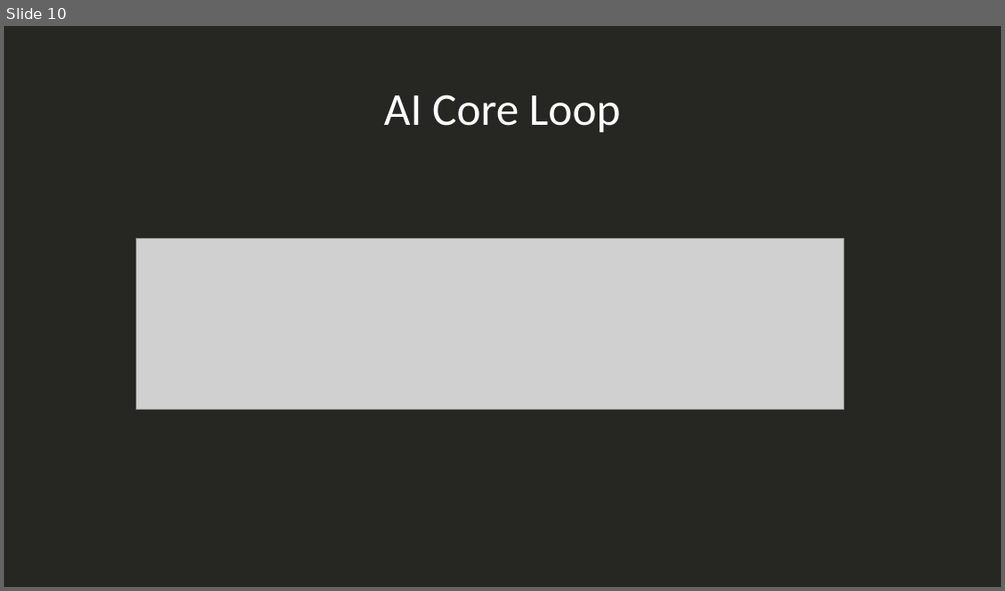
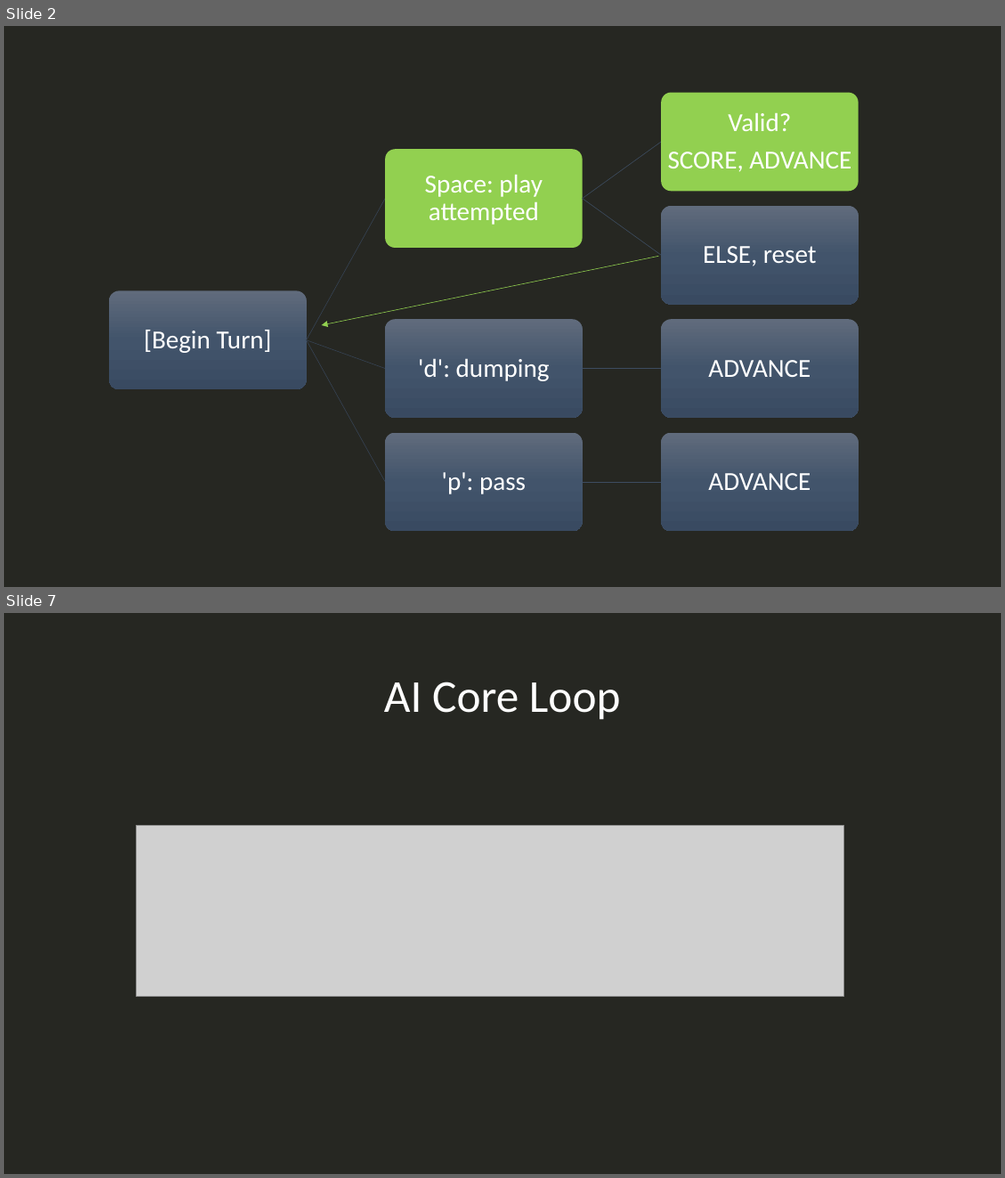
Before and after one commit to maya-mi/Scrabble, a slide deck: pres.pptx. Shown one above the other, each under a label of ours: slide 10 before the commit, slides 2 and 7 after it; the slides between them are not shown. The pictures are 1005x591 and 1005x1178 pixels, drawn with LibreOffice and Linux fonts; fonts in the diff are those of the drawing; grey boxes stand for pictures. Boxes give left, top, right and bottom in pixels: in the first picture for what was removed or moved away, otherwise in the second. Text is boxed around its words. In the diff, an @@ line names an element or a change of style, - is before the commit and + after.

```diff
--- a/pres.pptx
+++ b/pres.pptx
@@ slide 2 added at <box>4,26,1001,587</box>, background #262722 @@
@@ arrow added from (658, 257) to (322, 325), #92D050 0.5 pt @@
@@ group added at <box>109,93,858,532</box>: 8 rounded rectangles, 8 texts, 7 freeform shapes @@
+[Begin Turn]
+Space: play attempted
+Valid?
+SCORE, ADVANCE
+ELSE, reset
+'d': dumping
+ADVANCE
+'p': pass
+ADVANCE
@@ what was slide 10 is now slide 7 @@
```
Also in this commit, not shown: 4 other slides added, 1 slide removed.
